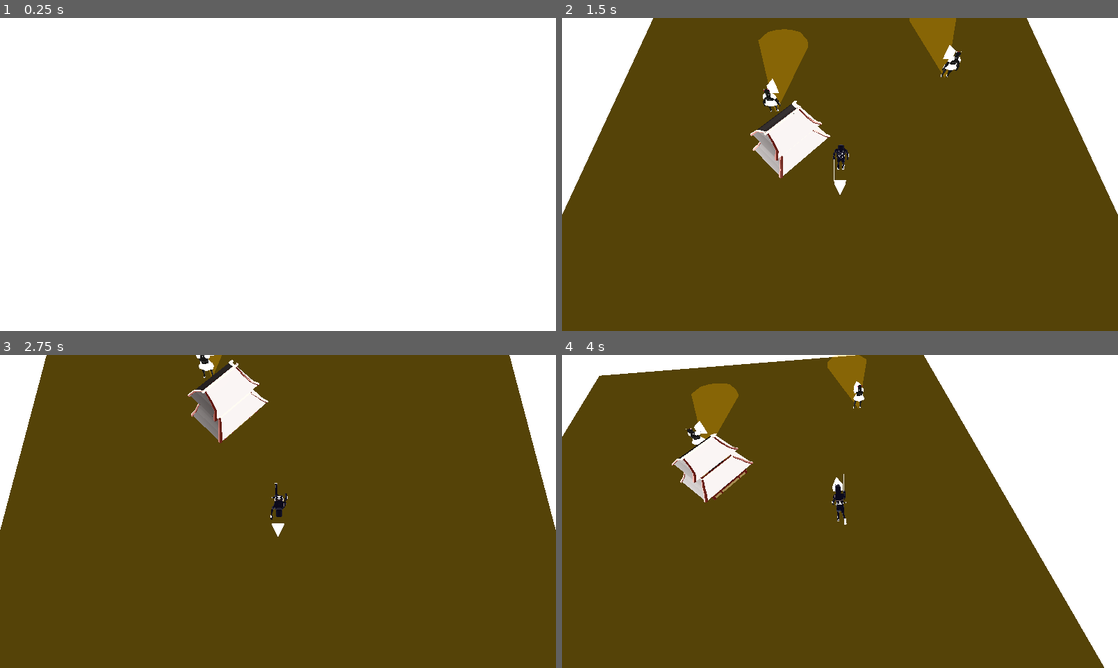
Above: before the commit, frames 1-4 (two rows, left to right).
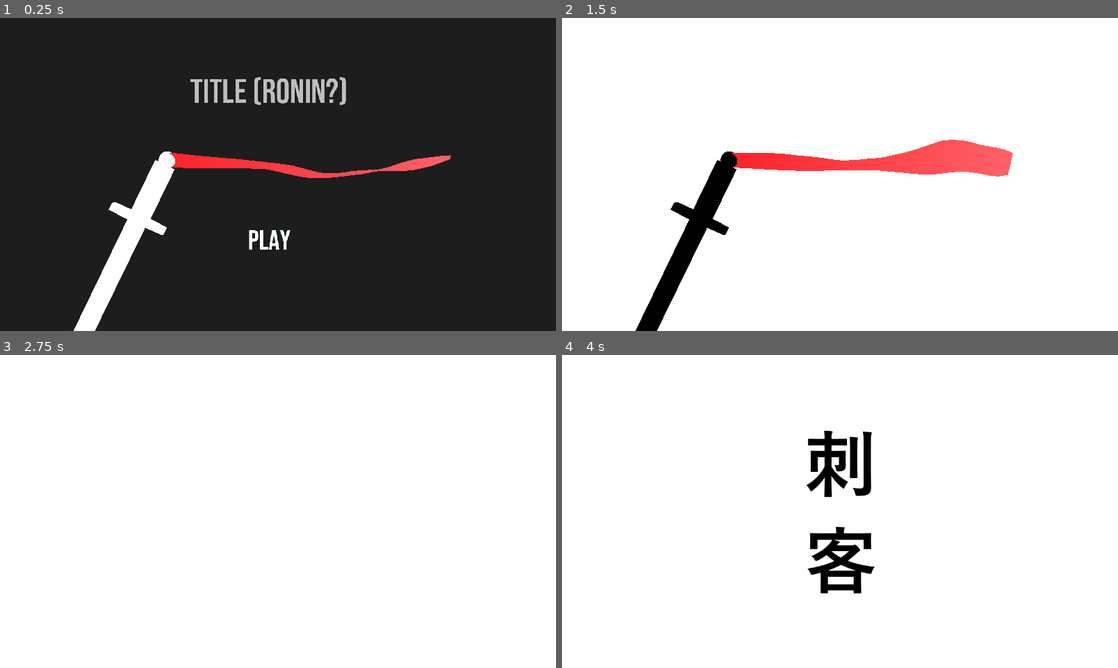
Above: after the commit, the same moments.

Repository: dannytaylor/ld47
Game: Godot game, scene res://scenes/startscreen.tscn
Two runs of this game, one before a commit and one after it. Both use one fixed random seed, a clock stepped at 60 frames per second and the inputs below. Before the commit the project starts from res://scenes/DevinTest.tscn.
Inputs (mouse positions are in pixels of both pictures, inside the frame that each line leads up to):
- Up to frame 1 (0.25 s): no input
- Up to frame 2 (1.5 s): click (828, 240) at 0.5 s, where only the run after the commit has a clickable "PLAY"; tap Enter at 1.25 s; move the mouse to (962, 158) at 1.27 s; hold D (player_move_right) from 1.28 s (still down); hold Space (player_slash) from 1.28 s (still down)
- Up to frame 3 (2.75 s): move the mouse to (166, 527) at 2.02 s; release D (player_move_right) at 2.03 s; release Space (player_slash) at 2.03 s; hold S (player_move_down) from 2.03 s (still down); tap Space (player_slash) at 2.1 s
- Up to frame 4 (4 s): move the mouse to (895, 442) at 2.77 s; release S (player_move_down) at 2.78 s; hold D (player_move_right) 2.78-3.53 s; hold Space (player_slash) 2.78-3.53 s; move the mouse to (812, 574) at 3.52 s; hold W (player_move_up) from 3.53 s (still down); tap Space (player_slash) at 3.6 s

The runs differ from the first frame. In frame 1, 97% of the frame differs, in the area x 0-100%, y 0-100%; in frame 2, 88%; in frame 3, 94%; in frame 4, 77%.

Commit message:
font change, phantom texture fix

Diff:
--- a/project/img/playfont.tres
+++ b/project/img/playfont.tres
@@ -1,6 +1,6 @@
 [gd_resource type="DynamicFont" load_steps=2 format=2]
 
-[ext_resource path="res://img/Cocogoose Pro Semilight-trial.ttf" type="DynamicFontData" id=1]
+[ext_resource path="res://img/BebasNeue-Regular.ttf" type="DynamicFontData" id=1]
 
 [resource]
 size = 64
--- a/project/objects/enemy/Enemy.tscn
+++ b/project/objects/enemy/Enemy.tscn
@@ -41,6 +41,7 @@
 
 [node name="DirectionIndicator" type="MeshInstance" parent="."]
 transform = Transform( 0.5, 0, 0, 0, -8.14603e-08, -0.5, 0, 0.5, -8.14603e-08, 0, 2, 2 )
+visible = false
 mesh = SubResource( 2 )
 material/0 = null
 
--- a/project/objects/hero/Hero.tscn
+++ b/project/objects/hero/Hero.tscn
@@ -33,6 +33,7 @@
 
 [node name="DirectionIndicator" type="MeshInstance" parent="."]
 transform = Transform( 0.5, 0, 0, 0, -8.14603e-08, 0.5, 0, -0.5, -8.14603e-08, 0, 2, -2 )
+visible = false
 mesh = SubResource( 3 )
 material/0 = null
 
--- a/project/objects/hero/Phantom.tscn
+++ b/project/objects/hero/Phantom.tscn
@@ -13,3 +13,105 @@
 
 [node name="DelayTimer" type="Timer" parent="." index="3"]
 one_shot = true
+
+[node name="Head001" parent="character/Armature/Bone/Bone001/Bone002/Bone003/Bone004" index="0"]
+transform = Transform( 1, -1.71713e-09, -2.37953e-07, -5.82077e-11, 1, 1.11759e-08, 2.38884e-07, -1.49012e-08, 1, 0.00456487, 0.465998, -0.0298321 )
+material/0 = ExtResource( 2 )
+material/1 = ExtResource( 2 )
+
+[node name="Neck" parent="character/Armature/Bone/Bone001/Bone002/Bone003" index="1"]
+material/0 = ExtResource( 2 )
+
+[node name="Arm L Hand" parent="character/Armature/Bone/Bone001/Bone002/Bone005/Bone006/Bone007" index="0"]
+material/0 = ExtResource( 2 )
+material/1 = ExtResource( 2 )
+
+[node name="Arm L" parent="character/Armature/Bone/Bone001/Bone002/Bone005/Bone006" index="1"]
+material/0 = ExtResource( 2 )
+material/1 = ExtResource( 2 )
+
+[node name="Gauntlet" parent="character/Armature/Bone/Bone001/Bone002/Bone005/Bone006" index="2"]
+material/0 = ExtResource( 2 )
+
+[node name="Arm L Forearm" parent="character/Armature/Bone/Bone001/Bone002/Bone005" index="1"]
+material/0 = ExtResource( 2 )
+material/1 = ExtResource( 2 )
+
+[node name="Shoulder L" parent="character/Armature/Bone/Bone001/Bone002/Bone005" index="2"]
+material/0 = ExtResource( 2 )
+material/1 = ExtResource( 2 )
+
+[node name="Arm R Hand" parent="character/Armature/Bone/Bone001/Bone002/Bone011/Bone012/Bone013" index="0"]
+material/0 = ExtResource( 2 )
+material/1 = ExtResource( 2 )
+
+[node name="Sword" parent="character/Armature/Bone/Bone001/Bone002/Bone011/Bone012/Bone013" index="1"]
+material/0 = ExtResource( 2 )
+material/1 = ExtResource( 2 )
+
+[node name="Arm R" parent="character/Armature/Bone/Bone001/Bone002/Bone011/Bone012" index="1"]
+material/0 = ExtResource( 2 )
+material/1 = ExtResource( 2 )
+
+[node name="Arm R Foerarm" parent="character/Armature/Bone/Bone001/Bone002/Bone011" index="1"]
+material/0 = ExtResource( 2 )
+material/1 = ExtResource( 2 )
+
+[node name="Shoulder R" parent="character/Armature/Bone/Bone001/Bone002/Bone011" index="2"]
+material/0 = ExtResource( 2 )
+
+[node name="Star 02" parent="character/Armature/Bone/Bone001/Bone002" index="3"]
+material/0 = ExtResource( 2 )
+
+[node name="Star 03" parent="character/Armature/Bone/Bone001/Bone002" index="4"]
+transform = Transform( 1, 1.58034e-08, -2.37487e-07, 3.23053e-09, 0.998013, 0.0630059, 2.37953e-07, -0.0630058, 0.998013, 0.1469, 0.69635, 0.380492 )
+material/0 = ExtResource( 2 )
+
+[node name="Star 04" parent="character/Armature/Bone/Bone001/Bone002" index="5"]
+material/0 = ExtResource( 2 )
+
+[node name="Torso Chest" parent="character/Armature/Bone/Bone001/Bone002" index="6"]
+material/0 = ExtResource( 2 )
+material/1 = ExtResource( 2 )
+
+[node name="Harikari" parent="character/Armature/Bone/Bone001" index="1"]
+material/0 = ExtResource( 2 )
+material/1 = ExtResource( 2 )
+
+[node name="Star 01" parent="character/Armature/Bone/Bone001" index="2"]
+material/0 = ExtResource( 2 )
+
+[node name="Torso Waist" parent="character/Armature/Bone/Bone001" index="3"]
+material/0 = ExtResource( 2 )
+material/1 = ExtResource( 2 )
+material/2 = ExtResource( 2 )
+
+[node name="Legs L Foot" parent="character/Armature/Bone/Bone008/Bone009/Bone010" index="0"]
+material/0 = ExtResource( 2 )
+material/1 = ExtResource( 2 )
+
+[node name="Legs L Knee Shin" parent="character/Armature/Bone/Bone008/Bone009" index="1"]
+material/0 = ExtResource( 2 )
+material/1 = ExtResource( 2 )
+
+[node name="Legs L Thigh" parent="character/Armature/Bone/Bone008" index="1"]
+material/0 = ExtResource( 2 )
+material/1 = ExtResource( 2 )
+
+[node name="Legs R Foot" parent="character/Armature/Bone/Bone014/Bone015/Bone016" index="0"]
+material/0 = ExtResource( 2 )
+material/1 = ExtResource( 2 )
+
+[node name="Legs R Knee Shin" parent="character/Armature/Bone/Bone014/Bone015" index="1"]
+material/0 = ExtResource( 2 )
+material/1 = ExtResource( 2 )
+
+[node name="Legs R Thigh" parent="character/Armature/Bone/Bone014" index="1"]
+material/0 = ExtResource( 2 )
+material/1 = ExtResource( 2 )
+
+[node name="Legs Hips" parent="character/Armature/Bone" index="3"]
+material/0 = ExtResource( 2 )
+material/1 = ExtResource( 2 )
+
+[editable path="character"]
--- a/project/objects/hero/phantom_material.tres
+++ b/project/objects/hero/phantom_material.tres
@@ -1,5 +1,6 @@
 [gd_resource type="SpatialMaterial" format=2]
 
 [resource]
-flags_transparent = true
-albedo_color = Color( 1, 1, 1, 0.415686 )
+flags_unshaded = true
+params_specular_mode = 4
+albedo_color = Color( 0.552941, 0.74902, 1, 0.415686 )
--- a/project/project.godot
+++ b/project/project.godot
@@ -27,7 +27,7 @@
 [application]
 
 config/name="ld47"
-run/main_scene="res://scenes/DevinTest.tscn"
+run/main_scene="res://scenes/startscreen.tscn"
 config/icon="res://icon.png"
 
 [display]
--- a/project/scenes/DevinTest.tscn
+++ b/project/scenes/DevinTest.tscn
@@ -6,6 +6,8 @@
 [ext_resource path="res://objects/player/PlayerCamera.tscn" type="PackedScene" id=4]
 [ext_resource path="res://objects/enemy/Enemy.tscn" type="PackedScene" id=5]
 [ext_resource path="res://objects/game/GameController.gd" type="Script" id=6]
+[ext_resource path="res://img/playfont.tres" type="DynamicFont" id=7]
+[ext_resource path="res://img/icon_enemy.png" type="Texture" id=8]
 
 [node name="DevinTest" type="Spatial"]
 pause_mode = 2
@@ -27,3 +29,48 @@
 [node name="PlayerCamera" parent="." instance=ExtResource( 4 )]
 transform = Transform( -1, 2.95312e-07, -1.37706e-07, 0, 0.422618, 0.906308, 3.25841e-07, 0.906308, -0.422618, 0, 20, -8 )
 current = true
+
+[node name="UI" type="Control" parent="."]
+anchor_left = 0.5
+anchor_top = 0.5
+anchor_right = 0.5
+anchor_bottom = 0.5
+margin_left = -20.0
+margin_top = -20.0
+margin_right = 20.0
+margin_bottom = 20.0
+__meta__ = {
+"_edit_use_anchors_": false
+}
+
+[node name="Time" type="Label" parent="UI"]
+margin_left = -141.599
+margin_top = -330.942
+margin_right = 132.401
+margin_bottom = -252.942
+custom_fonts/font = ExtResource( 7 )
+text = "00:00"
+align = 1
+
+[node name="HBoxContainer" type="HBoxContainer" parent="UI"]
+margin_left = -127.0
+margin_top = 305.0
+margin_right = 1151.0
+margin_bottom = 654.0
+grow_horizontal = 2
+grow_vertical = 2
+rect_scale = Vector2( 0.2, 0.2 )
+alignment = 1
+__meta__ = {
+"_edit_use_anchors_": false
+}
+
+[node name="icon1" type="Sprite" parent="UI/HBoxContainer"]
+texture = ExtResource( 8 )
+__meta__ = {
+"_edit_lock_": true
+}
+
+[node name="icon2" type="Sprite" parent="UI/HBoxContainer"]
+position = Vector2( 523.259, 0 )
+texture = ExtResource( 8 )
--- a/project/scenes/startscreen.gd
+++ b/project/scenes/startscreen.gd
@@ -6,7 +6,7 @@
 onready var black_material = preload("res://meshes/black.material")
 
 var text_speed = 40
-var text_offset = 240
+var text_offset = 160
 
 func _ready():
 	set_process(true)
@@ -31,7 +31,7 @@
 
 func _on_play_button_pressed():
 	$WorldEnvironment.environment.background_color = Color(1,1,1,1)
-	$UI/Label.hide()
+	$UI/Title.hide()
 	$UI/play_button.hide()
 
 	$startsword/Cube.material_override = black_material
--- a/project/scenes/startscreen.tscn
+++ b/project/scenes/startscreen.tscn
@@ -3,7 +3,7 @@
 [ext_resource path="res://meshes/startsword.dae" type="PackedScene" id=1]
 [ext_resource path="res://img/playfont.tres" type="DynamicFont" id=2]
 [ext_resource path="res://scenes/startscreen.gd" type="Script" id=3]
-[ext_resource path="res://img/Cocogoose Pro Semilight-trial.ttf" type="DynamicFontData" id=4]
+[ext_resource path="res://img/BebasNeue-Regular.ttf" type="DynamicFontData" id=4]
 
 [sub_resource type="Environment" id=1]
 background_mode = 1
@@ -107,10 +107,10 @@
 }
 
 [node name="play_button" type="Button" parent="UI"]
-margin_left = -81.0
+margin_left = -49.0
 margin_top = 135.0
-margin_right = 89.0
-margin_bottom = 199.0
+margin_right = 49.0
+margin_bottom = 213.0
 custom_styles/hover = SubResource( 2 )
 custom_styles/pressed = SubResource( 3 )
 custom_styles/focus = SubResource( 4 )
@@ -148,28 +148,32 @@
 "_edit_use_anchors_": false
 }
 
-[node name="Label" type="Label" parent="UI"]
-margin_left = -284.0
-margin_top = -175.0
-margin_right = 353.0
-margin_bottom = -95.0
+[node name="Title" type="Label" parent="UI"]
+margin_left = -319.0
+margin_top = -216.0
+margin_right = 318.0
+margin_bottom = -120.0
 custom_fonts/font = SubResource( 6 )
 custom_colors/font_color = Color( 0.745098, 0.745098, 0.745098, 1 )
 text = "TITLE (RONIN?)"
 align = 1
+__meta__ = {
+"_edit_use_anchors_": false
+}
 
 [node name="startsword" parent="." instance=ExtResource( 1 )]
 transform = Transform( 0.899344, 0.437241, 0, -0.437241, 0.899344, 0, 0, 0, 1, -4.81768, -3.06997, 0.817822 )
 
 [node name="Cube" parent="startsword" index="0"]
-material/0 = SubResource( 12 )
+material/0 = SubResource( 7 )
 
 [node name="cloth" type="MeshInstance" parent="startsword"]
 transform = Transform( 0.912458, 0.203846, 0.354777, 0.408698, -0.412457, -0.814153, -0.0196314, 0.887877, -0.459661, 2.32921, 8.22246, 0.0683081 )
-mesh = SubResource( 11 )
+mesh = SubResource( 12 )
 material/0 = null
 
 [node name="Timer" type="Timer" parent="."]
+wait_time = 2.0
 [connection signal="mouse_entered" from="UI/play_button" to="." method="_on_play_button_mouse_entered"]
 [connection signal="pressed" from="UI/play_button" to="." method="_on_play_button_pressed"]
 
Binary file added: project/img/BebasNeue-Regular.ttf
Binary file removed: project/img/Cocogoose Pro Semilight-trial.ttf
Not shown: 4 places in project/objects/enemy/Enemy.tscn that only renumber resources
Not shown: 1 places in project/scenes/DevinTest.tscn that only renumber resources
Not shown: 2 places in project/scenes/startscreen.tscn that only renumber resources
